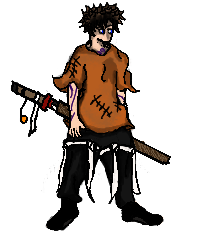
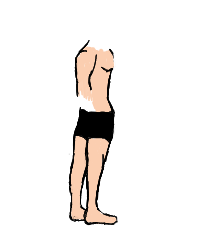
Layer changes from the first 200px x 240px image to the second:
hid group "Hair" (3 layers) over [10, 2, 141, 128]
painted on "Cont" (1st of 11, in "Hair") over [10, 2, 141, 128]
hid group "NamelessSword" (3 layers), moved it above "FallMarkArm" over [10, 2, 171, 231]
painted on "Cont" (2nd of 11, in "NamelessSword") over [10, 2, 171, 231]
painted on "Texture" (1st of 2, in "NamelessSword") over [10, 2, 171, 192]
painted on "Cor" (1st of 3, in "NamelessSword") over [10, 2, 171, 192]
hid group "UpBodyFront" (2 layers) over [10, 2, 171, 231]
hid group "TShirt" (4 layers) over [10, 2, 171, 192]
painted on "Cont" (4th of 11, in "TShirt") over [10, 2, 171, 192]
painted on "Shadows" over [10, 2, 171, 192]
painted on "Texture" (2nd of 2, in "TShirt") over [10, 2, 171, 192]
painted on "baseColor" over [10, 2, 171, 192]
hid group "Pants" (5 layers) over [10, 2, 171, 231]
hid "Cont" (5th of 11, in "Pants"), painted on it over [10, 2, 171, 231]
painted on "CorBands" over [10, 2, 171, 231]
hid "Shadow" (2nd of 2, in "Pants"), painted on it over [10, 64, 171, 231]
hid "PantsCor", painted on it over [10, 64, 171, 231]
hid group "Boots" (2 layers) over [10, 2, 171, 231]
painted on "Cont" (6th of 11, in "Boots") over [10, 2, 171, 231]
hid group "Head" (3 layers) over [10, 2, 141, 128]
"Cont" (8th of 11, in "DownBody"): opacity 50% → 100%, painted on it over [10, 2, 171, 231]
painted on "Cont" (9th of 11, in "UpBody") over [10, 2, 171, 192]
painted on "BaseColor" (4th of 4, in "UpBody") over [10, 2, 171, 192]
showed group "GeneralCont" (1 layers), opacity 46% → 100% over [10, 2, 171, 231]
…and 5 more changes (4 painted, 1 visibility)
